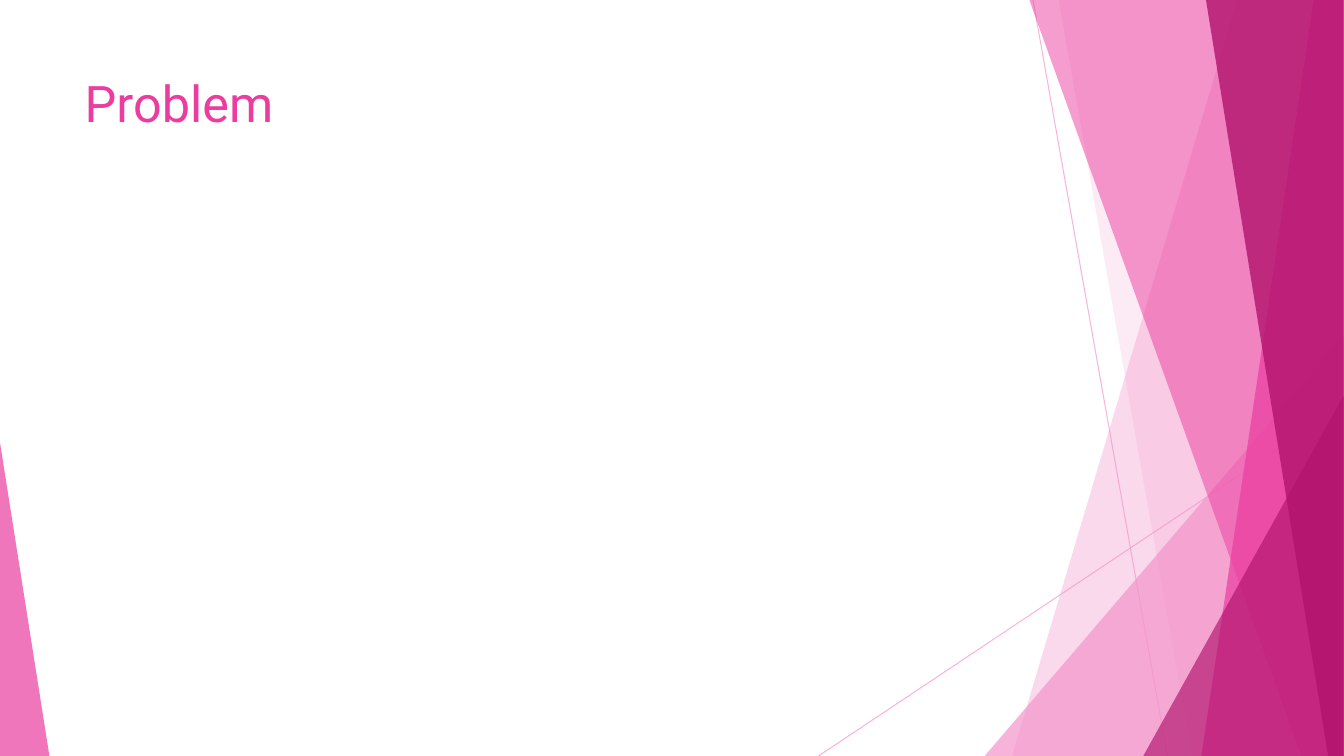
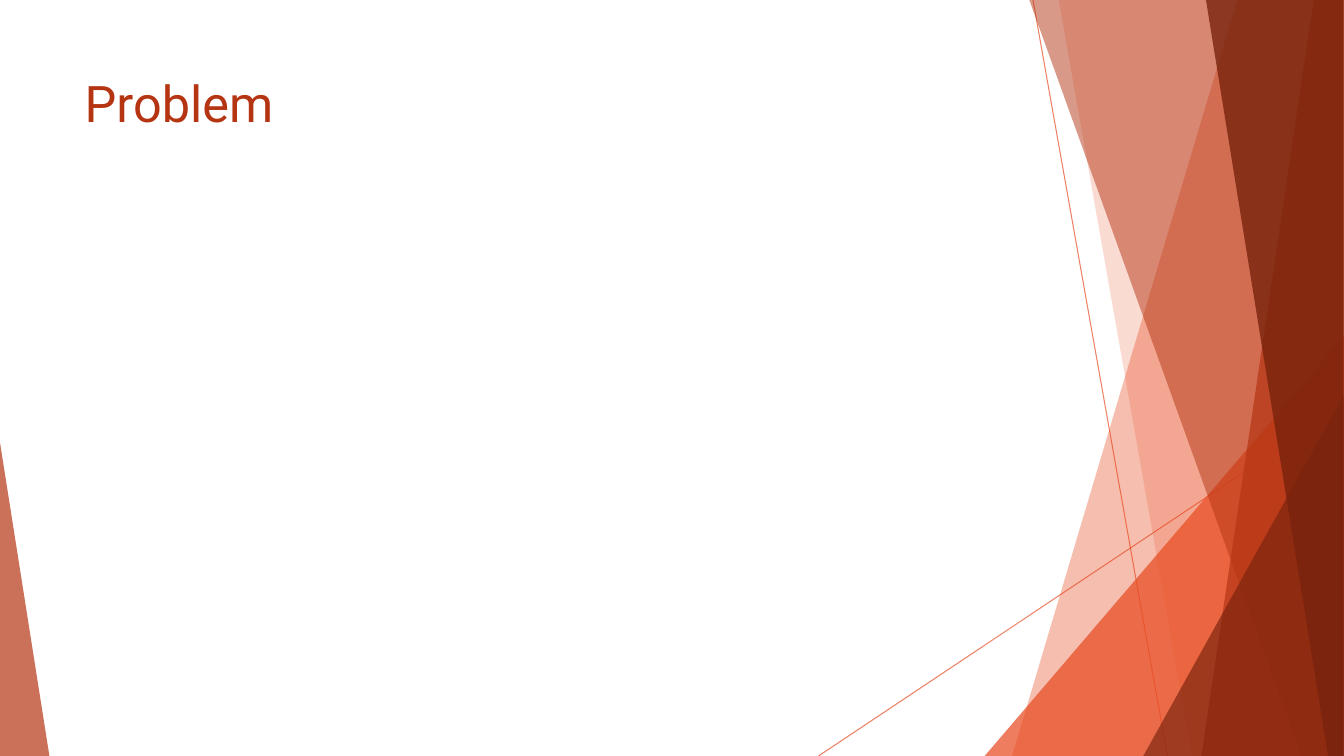
Before and after one commit to NorahAba/Freport, a slide deck: slide 4 of FinalPresentation.pptx. Drawn at 1344x756 pixels with LibreOffice and Linux fonts; fonts in the diff are those of the drawing. Boxes give left, top, right and bottom in pixels: in the first picture for what was removed or moved away, otherwise in the second. Text is boxed around its words. In the diff, an @@ line names an element or a change of style, - is before the commit and + after.

```diff
--- a/FinalPresentation.pptx
+++ b/FinalPresentation.pptx
@@ freeform shape at (x1=1012, y1=0, x2=1344, y2=756): fill #F496CB at 36% opacity to #E84C22 at 36% opacity @@
@@ freeform shape at (x1=1029, y1=0, x2=1344, y2=756): fill #EB3D9F at 50% opacity to #B53513 at 50% opacity @@
@@ line (1033, 0) - (1168, 756): stroke #F496CB 0.75 pt to #E84C22 0.75 pt @@
@@ freeform shape at (x1=1059, y1=0, x2=1344, y2=756): fill #F496CB at 20% opacity to #E84C22 at 20% opacity @@
@@ freeform shape at (x1=1202, y1=0, x2=1344, y2=756): fill #EB3D9F at 70% opacity to #B53513 at 70% opacity @@
@@ freeform shape at (x1=1206, y1=0, x2=1344, y2=756): fill #B2136D at 80% opacity to #78230D at 80% opacity @@
@@ title "Problem" at (x1=85, y1=84, x2=273, y2=123): text colour #EB3D9F to #B53513 @@
@@ triangle at (x1=985, y1=336, x2=1344, y2=756): fill #F496CB at 72% opacity to #E84C22 at 72% opacity @@
@@ line (1344, 406) - (819, 756): stroke #F496CB 0.75 pt to #E84C22 0.75 pt @@
@@ triangle at (x1=1143, y1=396, x2=1344, y2=756): fill #B2136D at 66% opacity to #78230D at 66% opacity @@
@@ triangle at (x1=0, y1=443, x2=49, y2=756): fill #EB3D9F at 70% opacity to #B53513 at 70% opacity @@
```
Also in this commit, not shown: 5 other slides changed, 2 slides added.
